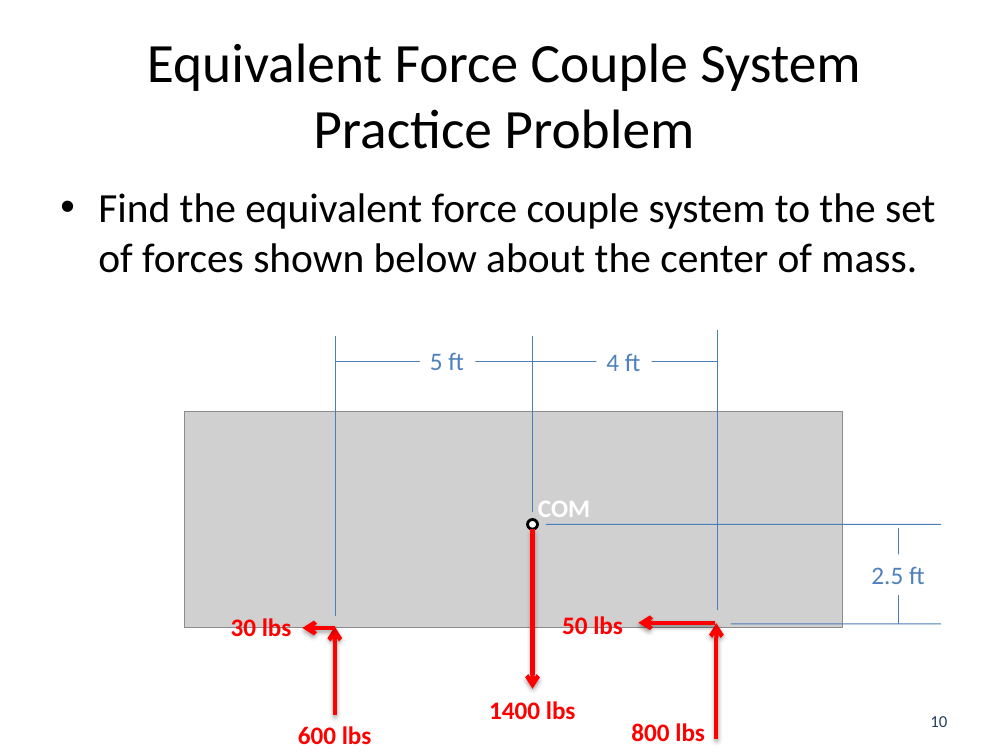
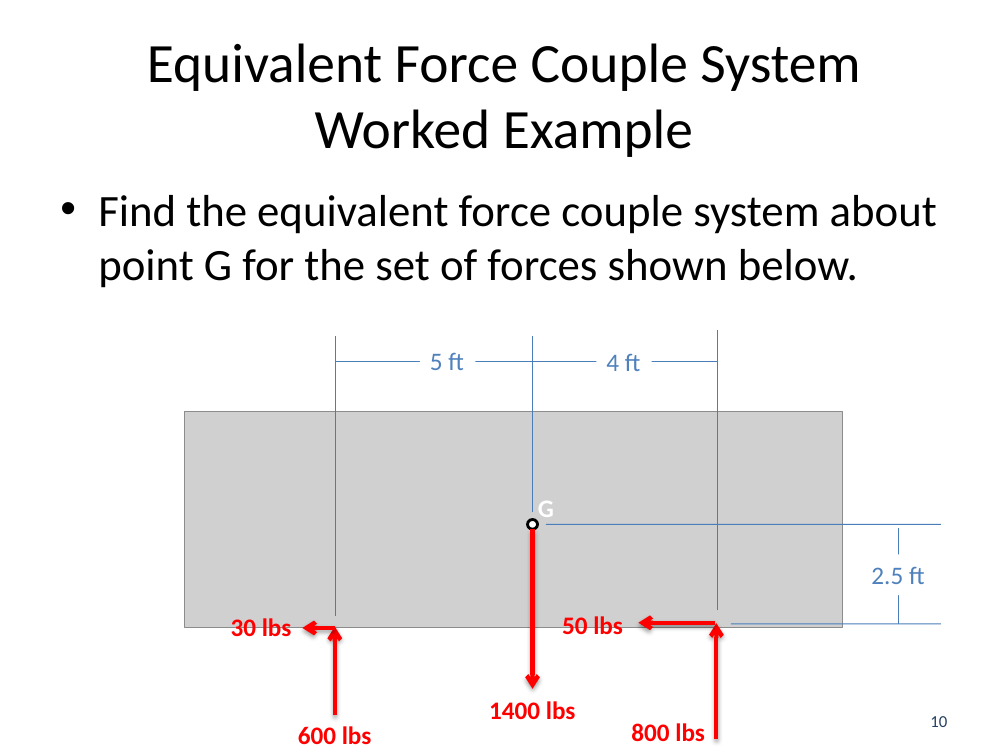
Before and after one commit to JacobMoore/mechanics_textbook, a slide deck: slide 10 of Lecture Slides/VideoLectureSlides/4.3.pptx. Drawn at 1008x756 pixels with LibreOffice and Linux fonts; fonts in the diff are those of the drawing; grey boxes stand for pictures. Boxes give left, top, right and bottom in pixels: in the first picture for what was removed or moved away, otherwise in the second. Text is boxed around its words. In the diff, an @@ line names an element or a change of style, - is before the commit and + after.

Commit message:
Added Various Worked Example Videos

```diff
--- a/Lecture Slides/VideoLectureSlides/4.3.pptx
+++ b/Lecture Slides/VideoLectureSlides/4.3.pptx
@@ title at [147, 43, 860, 157]: text changed @@
-Equivalent Force Couple System Practice Problem
+Equivalent Force Couple System Worked Example
@@ text at [98, 195, 937, 288]: text changed; size 29.6 to 32 pt @@
-• Find the equivalent force couple system to the set of forces shown below about the center of mass.
+• Find the equivalent force couple system about point G for the set of forces shown below.
@@ text at [538, 501, 554, 523]: text changed @@
-COM
+G
```
Also in this commit, not shown: 1 other slide changed, 3 slides added, 22 other files.
